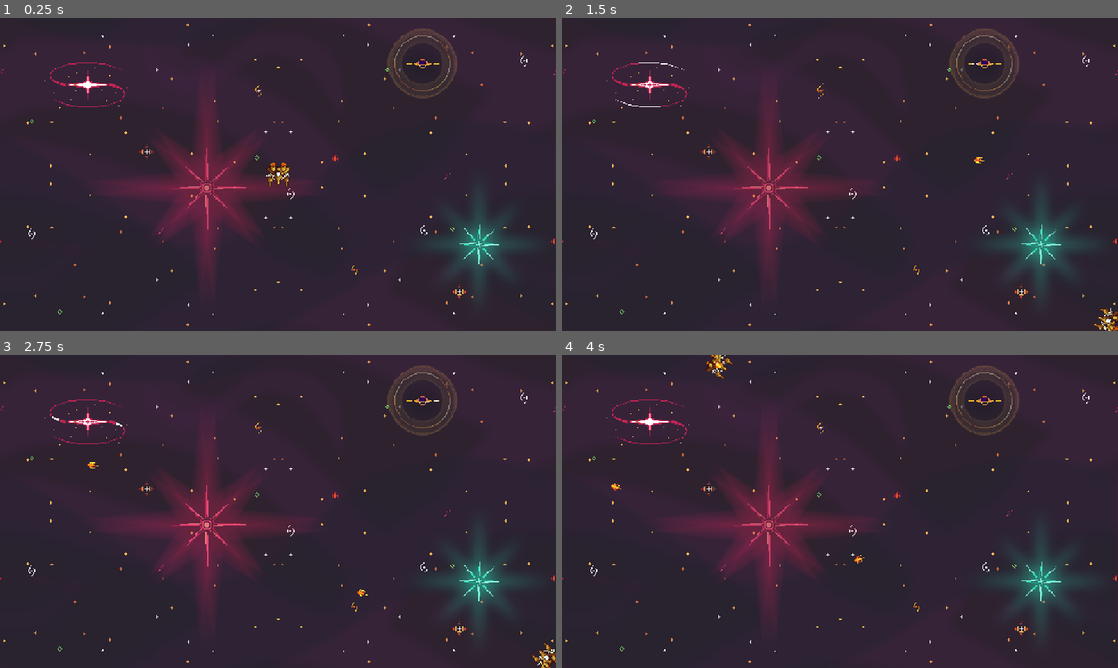
Above: before the commit, frames 1-4 (two rows, left to right).
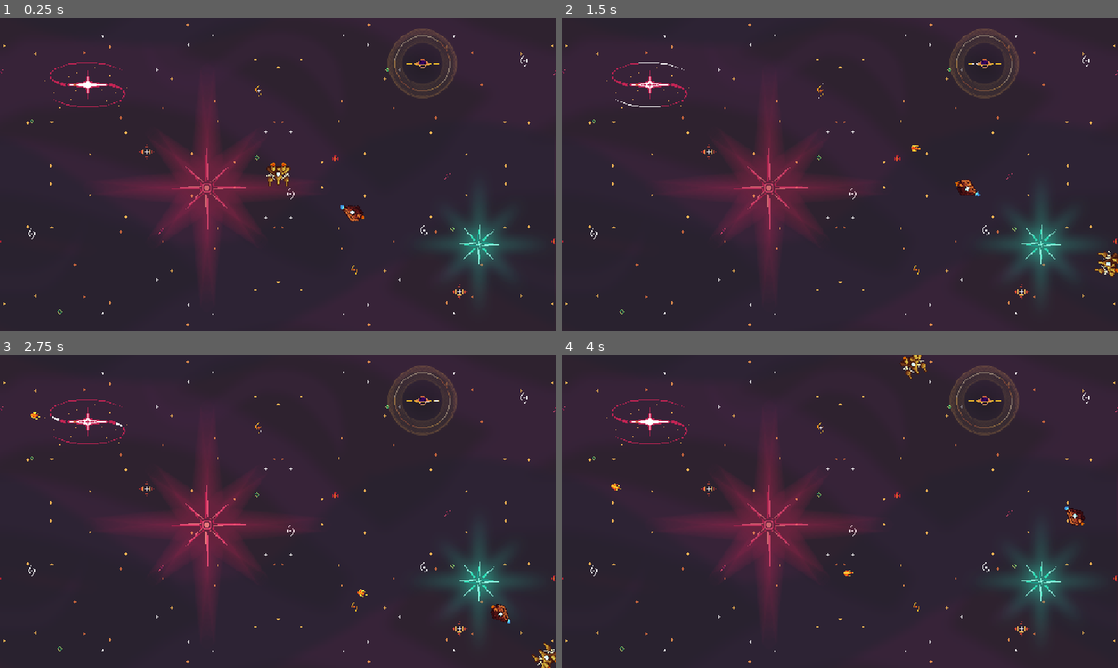
Above: after the commit, the same moments.

Repository: Valegox/Astro-Survivor
Game: Godot game, scene res://scenes/game.tscn
Same seed, same stepped clock (60 frames per second), same inputs: the game is played once before the commit and once after it.
Inputs (mouse positions are in pixels of both pictures, inside the frame that each line leads up to):
- Up to frame 1 (0.25 s): no input
- Up to frame 2 (1.5 s): move the mouse to (962, 158) at 0.52 s; hold D (move_right) 0.53-1.28 s; move the mouse to (728, 190) at 1.27 s; hold S (move_down) from 1.28 s (still down)
- Up to frame 3 (2.75 s): move the mouse to (333, 442) at 2.02 s; release S (move_down) at 2.03 s; hold D (move_right) from 2.03 s (still down)
- Up to frame 4 (4 s): move the mouse to (812, 574) at 2.77 s; release D (move_right) at 2.78 s; hold W (move_up) 2.78-3.53 s; move the mouse to (1006, 558) at 3.52 s; hold A (move_left) from 3.53 s (still down)

The runs differ from the first frame. In frame 1, 0.1% of the frame differs, in the area x 61-66%, y 59-66%; in frame 2, 0.6%, in the area x 62-100%, y 40-100%; in frame 3, 0.2%; in frame 4, 0.6%.

Commit message:
add enemy ram base

Diff:
--- a/scenes/bullet.tscn
+++ b/scenes/bullet.tscn
@@ -61,3 +61,11 @@
 [node name="CollisionShape2D" type="CollisionShape2D" parent="."]
 position = Vector2(1, 1)
 shape = SubResource("CircleShape2D_mkf8s")
+
+[node name="Area2D" type="Area2D" parent="."]
+
+[node name="CollisionShape2D" type="CollisionShape2D" parent="Area2D"]
+position = Vector2(1, 1)
+shape = SubResource("CircleShape2D_mkf8s")
+
+[connection signal="body_entered" from="Area2D" to="." method="_on_area_2d_body_entered"]
--- a/scenes/game.tscn
+++ b/scenes/game.tscn
@@ -1,9 +1,10 @@
-[gd_scene load_steps=37 format=3 uid="uid://hctf35n6ig4x"]
+[gd_scene load_steps=38 format=3 uid="uid://hctf35n6ig4x"]
 
 [ext_resource type="PackedScene" uid="uid://4hvuygnug0dc" path="res://scenes/spaceship_player.tscn" id="1_uwrxv"]
 [ext_resource type="Texture2D" uid="uid://culngit3itux5" path="res://assets/environment/Backgrounds/PNGs/Condesed/Starry background  - Layer 01 - Void.png" id="2_lbhrr"]
 [ext_resource type="Texture2D" uid="uid://bwl3873nwgrvl" path="res://assets/environment/Backgrounds/PNGs/Condesed/Starry background  - Layer 02 - Stars.png" id="2_yqjtg"]
 [ext_resource type="Texture2D" uid="uid://dp16ywcdbxysw" path="res://assets/environment/Backgrounds/PNGs/Condesed/Starry background  - Layer 03 - Stars.png" id="4_iywne"]
+[ext_resource type="PackedScene" uid="uid://d0kmaoyxudgw1" path="res://scenes/spaceship_enemy_ram_base.tscn" id="5_iywne"]
 
 [sub_resource type="SegmentShape2D" id="SegmentShape2D_lbhrr"]
 a = Vector2(-324, 10)
@@ -275,7 +276,11 @@
 autoplay = "default"
 
 [node name="SpaceshipPlayer" parent="." instance=ExtResource("1_uwrxv")]
+unique_name_in_owner = true
 position = Vector2(0, -1)
 
 [node name="Camera2D" type="Camera2D" parent="."]
 zoom = Vector2(1.8, 1.8)
+
+[node name="SpaceshipRamBase" parent="." instance=ExtResource("5_iywne")]
+position = Vector2(112, 57)
--- /dev/null
+++ b/scenes/spaceship_enemy_ram_base.tscn
@@ -0,0 +1,54 @@
+[gd_scene load_steps=9 format=3 uid="uid://d0kmaoyxudgw1"]
+
+[ext_resource type="Script" uid="uid://bompumk3lhx46" path="res://scripts/spaceship_enemy_ram_base.gd" id="1_ye3wi"]
+[ext_resource type="Texture2D" uid="uid://b4v8c27g0rp8k" path="res://assets/ships/Ligher.png" id="2_v4m15"]
+
+[sub_resource type="AtlasTexture" id="AtlasTexture_qg4k0"]
+atlas = ExtResource("2_v4m15")
+region = Rect2(0, 0, 32, 32)
+
+[sub_resource type="AtlasTexture" id="AtlasTexture_1myx2"]
+atlas = ExtResource("2_v4m15")
+region = Rect2(32, 0, 32, 32)
+
+[sub_resource type="AtlasTexture" id="AtlasTexture_5x403"]
+atlas = ExtResource("2_v4m15")
+region = Rect2(64, 0, 32, 32)
+
+[sub_resource type="AtlasTexture" id="AtlasTexture_usnq5"]
+atlas = ExtResource("2_v4m15")
+region = Rect2(96, 0, 32, 32)
+
+[sub_resource type="SpriteFrames" id="SpriteFrames_mrcso"]
+animations = [{
+"frames": [{
+"duration": 1.0,
+"texture": SubResource("AtlasTexture_qg4k0")
+}, {
+"duration": 1.0,
+"texture": SubResource("AtlasTexture_1myx2")
+}, {
+"duration": 1.0,
+"texture": SubResource("AtlasTexture_5x403")
+}, {
+"duration": 1.0,
+"texture": SubResource("AtlasTexture_usnq5")
+}],
+"loop": true,
+"name": &"default",
+"speed": 6.0
+}]
+
+[sub_resource type="CircleShape2D" id="CircleShape2D_p4uct"]
+
+[node name="SpaceshipRamBase" type="CharacterBody2D"]
+collision_mask = 3
+script = ExtResource("1_ye3wi")
+metadata/_custom_type_script = "uid://b3wlim06or27h"
+
+[node name="AnimatedSprite2D" type="AnimatedSprite2D" parent="."]
+sprite_frames = SubResource("SpriteFrames_mrcso")
+autoplay = "default"
+
+[node name="CollisionShape2D" type="CollisionShape2D" parent="."]
+shape = SubResource("CircleShape2D_p4uct")
--- a/scenes/spaceship_player.tscn
+++ b/scenes/spaceship_player.tscn
@@ -42,6 +42,7 @@
 [sub_resource type="CircleShape2D" id="CircleShape2D_p4uct"]
 
 [node name="SpaceshipPlayer" type="CharacterBody2D"]
+z_index = 1
 collision_mask = 3
 script = ExtResource("1_l3nam")
 metadata/_custom_type_script = "uid://b3wlim06or27h"
--- a/scripts/bullet.gd
+++ b/scripts/bullet.gd
@@ -1,6 +1,10 @@
 extends CharacterBody2D
+class_name Bullet
+
 const SPEED = 300.0
+const AUTODESTROY_TRESHOLD_DISTANCE = 1000
 
+var shooter: SpaceshipBase
 var initial_pos: Vector2
 var target: Vector2
 
@@ -9,6 +13,20 @@
 	rotation = (target - position).angle()
 
 func _physics_process(delta: float) -> void:
+	_process_movement()
+	_process_autodestroy()
+
+func _process_movement() -> void:
 	var new_velocity = (target - initial_pos).normalized() * SPEED
 	velocity = new_velocity
 	move_and_slide()
+
+func _process_autodestroy() -> void:
+	if position.distance_to(initial_pos) > AUTODESTROY_TRESHOLD_DISTANCE:
+		self.queue_free()
+
+func _on_area_2d_body_entered(body: Node2D) -> void:
+	if body is SpaceshipBase and body != shooter:
+		var victim: SpaceshipBase = body
+		victim.apply_damage(10)
+		self.queue_free()
--- a/scripts/spaceship_base.gd
+++ b/scripts/spaceship_base.gd
@@ -2,11 +2,27 @@
 class_name SpaceshipBase
 
 const BULLET = preload("res://scenes/bullet.tscn")
+@onready var timer: Timer = $Timer
 
-var attack_speed = 100
+var max_health: int = 100
+var health: int = 50
+var move_speed: float = 100
+var attack_speed: float = 100
 
 func _shoot() -> void:
 	var bullet_instance = BULLET.instantiate()
 	bullet_instance.target = get_global_mouse_position()
 	bullet_instance.position = position
+	bullet_instance.shooter = self
 	get_parent().add_child(bullet_instance)
+
+func apply_damage(value: int) -> void:
+	health -= value
+	print('damage: ', health)
+	if health <= 0:
+		die()
+
+func die() -> void:
+	print('HOOHOHOHOHOH IEM DED')
+	# TODO: explosion animation
+	self.queue_free()
--- /dev/null
+++ b/scripts/spaceship_enemy_ram_base.gd
@@ -0,0 +1,20 @@
+extends SpaceshipBase
+class_name SpaceshipEnemyRamBase
+
+@onready var player: SpaceshipPlayer = %SpaceshipPlayer
+
+func _ready() -> void:
+	move_speed = 120
+
+func _physics_process(delta: float) -> void:
+	_process_movement()
+	_process_rotation()
+
+func _process_movement() -> void:
+	var movement = player.position - position
+	velocity = movement.normalized() * move_speed
+	move_and_slide()
+
+func _process_rotation() -> void:
+	var angle = (player.position - position).angle()
+	rotation = PI / 2 + angle
--- a/scripts/spaceship_player.gd
+++ b/scripts/spaceship_player.gd
@@ -1,7 +1,8 @@
 extends SpaceshipBase
 class_name SpaceshipPlayer
 
-var move_speed = 1000
+func _ready() -> void:
+	move_speed = 500
 
 func _physics_process(delta: float) -> void:
 	process_movement()
Not shown, added: scripts/spaceship_enemy_ram_base.gd.uid
